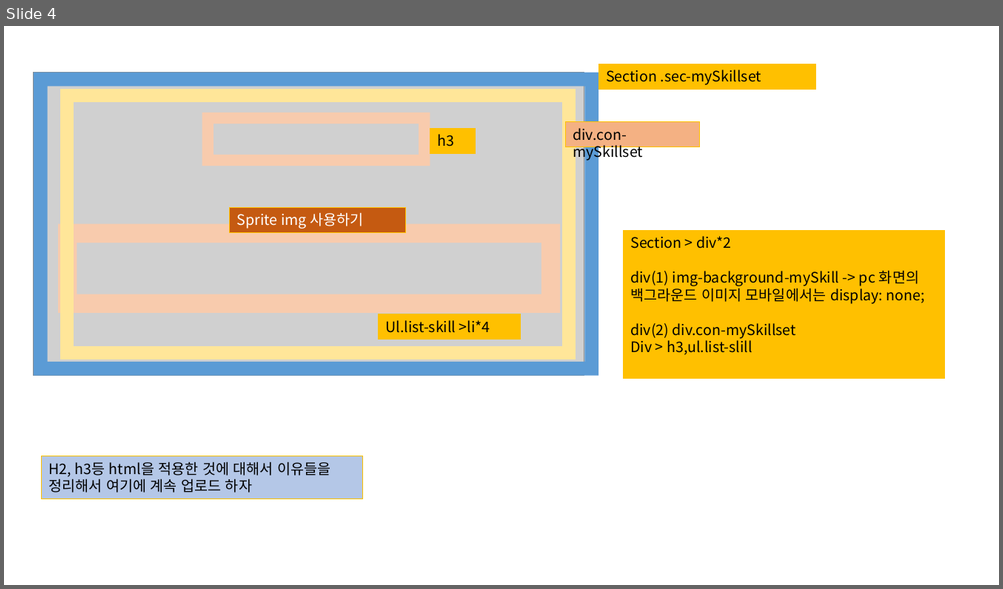
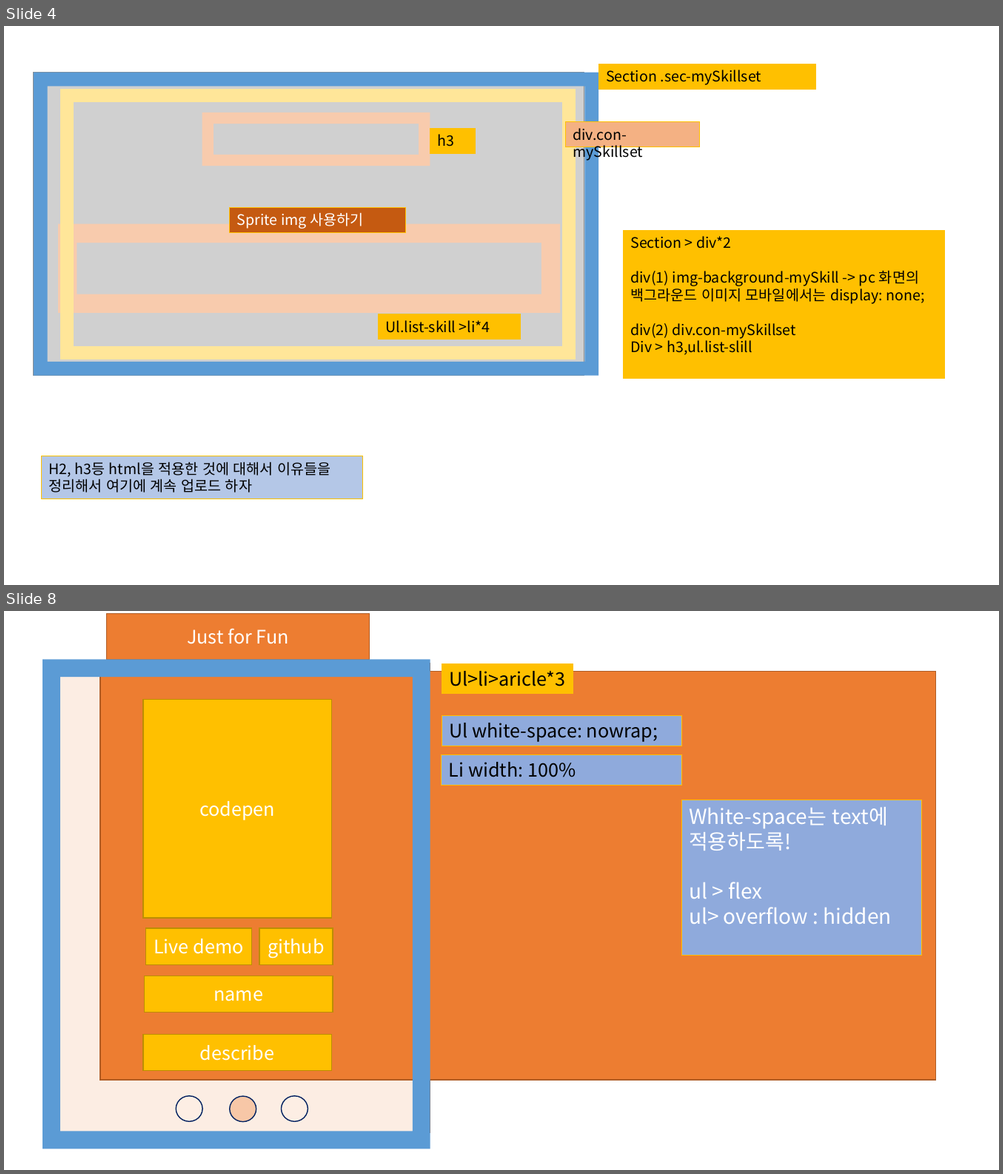
Before and after one commit to yeeSilver/resume, a slide deck: txt/보리스쿨1기.pptx. Shown one above the other, each under a label of ours: slide 4 before the commit, slides 4 and 8 after it; the slides between them are not shown. The pictures are 1003x589 and 1003x1174 pixels, drawn with LibreOffice and Linux fonts; fonts in the diff are those of the drawing; grey boxes stand for pictures. Boxes give left, top, right and bottom in pixels: in the first picture for what was removed or moved away, otherwise in the second. Text is boxed around its words. In the diff, an @@ line names an element or a change of style, - is before the commit and + after.

```diff
--- a/txt/보리스쿨1기.pptx
+++ b/txt/보리스쿨1기.pptx
@@ slide 8 added at (4, 611, 999, 1170), background #FFFFFF @@
@@ rectangle added at (107, 614, 370, 660), fill #ED7D31, outline #AF5C24 1 pt, 18 pt, text #FFFFFF @@
+Just for Fun
@@ frame added at (42, 660, 431, 1150), fill #5B9BD5 @@
@@ rectangle added at (54, 664, 430, 1133), fill #F7C7A7 at 31% opacity, outline #AF5C24 1 pt @@
@@ rectangle added at (100, 672, 936, 1080), fill #ED7D31, outline #AF5C24 1 pt @@
@@ rectangle added at (442, 664, 572, 694), fill #FFC000, outline #FFC000 0.75 pt, 18 pt, text #000000 @@
+Ul>li>aricle*3
@@ rectangle added at (143, 699, 332, 917), fill #FFC000, outline #BD8E00 1 pt, 18 pt, text #FFFFFF @@
+codepen
@@ rectangle added at (442, 716, 683, 746), fill #8FAADC, outline #FFC000 0.75 pt, 18 pt, text #000000 @@
+Ul white-space: nowrap;
@@ rectangle added at (441, 755, 681, 785), fill #8FAADC, outline #FFC000 0.75 pt, 18 pt, text #000000 @@
+Li width: 100%
@@ rectangle added at (681, 800, 922, 957), fill #8FAADC, outline #FFC000 0.75 pt, 20 pt, text #FFFFFF @@
+White-space는 text에 적용하도록!
+ul > flex
+ul> overflow : hidden
@@ rectangle added at (146, 929, 252, 965), fill #FFC000, outline #BD8E00 1 pt, 18 pt, text #FFFFFF @@
+Live demo
@@ rectangle added at (259, 929, 333, 965), fill #FFC000, outline #BD8E00 1 pt, 18 pt, text #FFFFFF @@
+github
@@ rectangle added at (145, 976, 333, 1012), fill #FFC000, outline #BD8E00 1 pt, 18 pt, text #FFFFFF @@
+name
@@ rectangle added at (143, 1035, 332, 1071), fill #FFC000, outline #BD8E00 1 pt, 18 pt, text #FFFFFF @@
+describe
@@ ellipse added at (176, 1096, 202, 1122), fill #FDEEE4, outline #002060 1 pt @@
@@ ellipse added at (229, 1096, 256, 1122), fill #F7C7A7, outline #002060 1 pt @@
@@ ellipse added at (282, 1096, 308, 1122), fill #FDEEE4, outline #002060 1 pt @@
```
Also in this commit, not shown: 3 other slides added, 8 other files.
